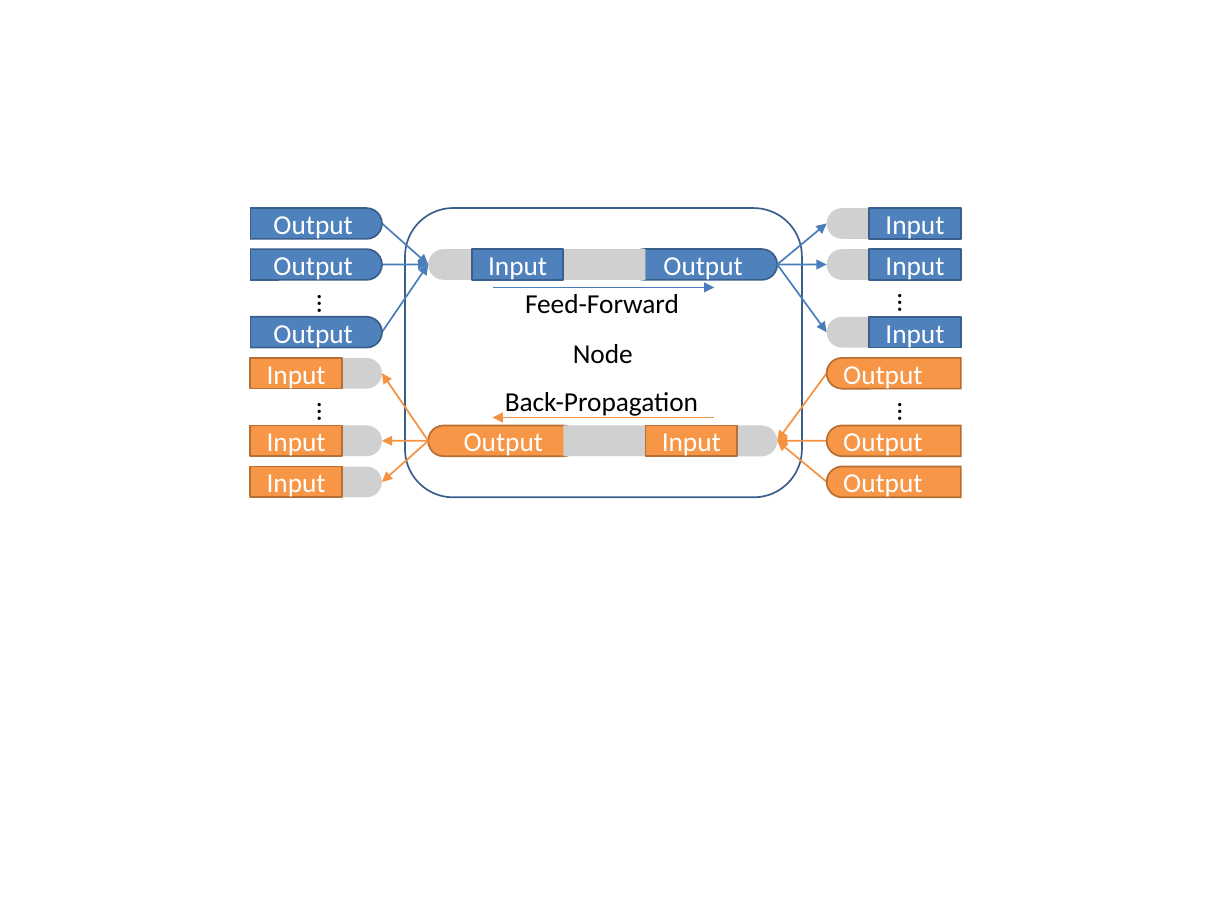
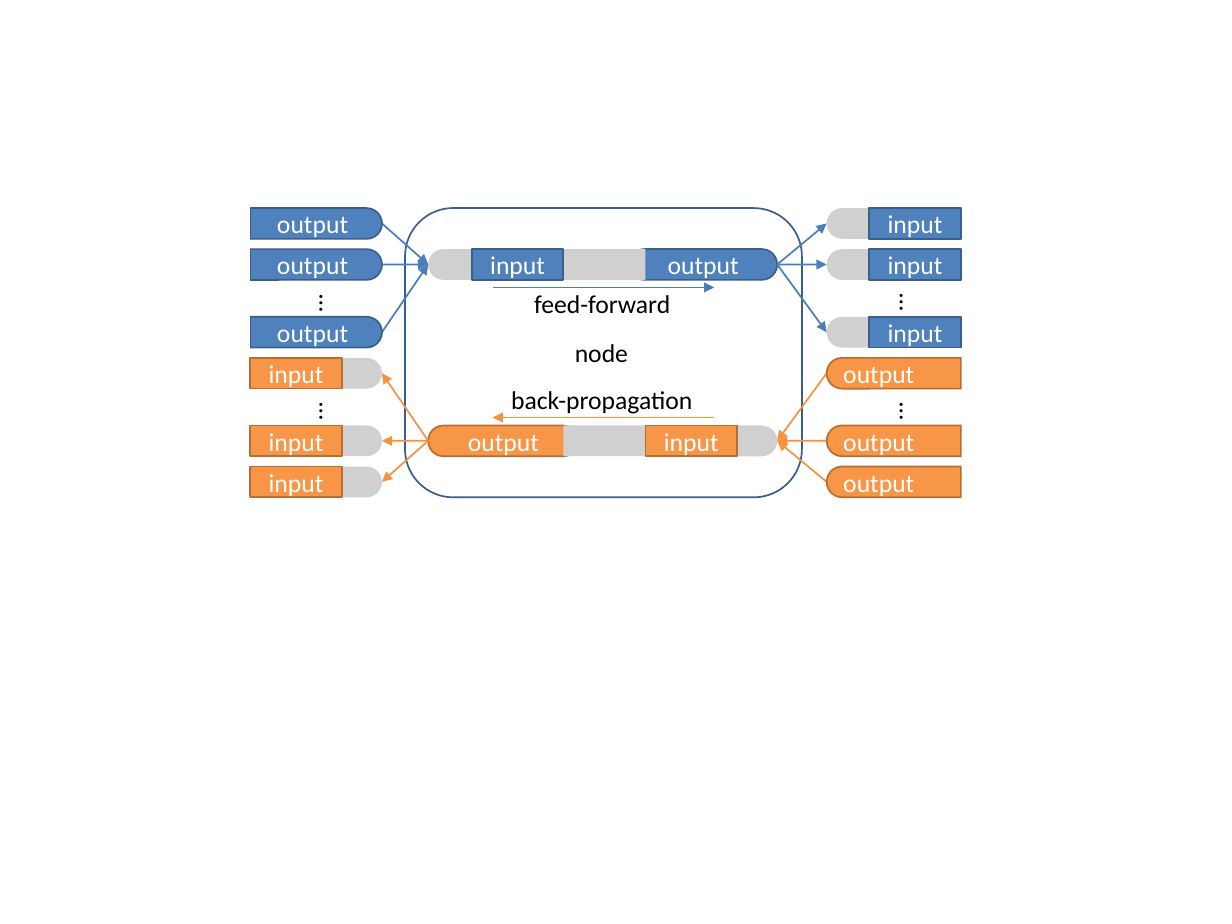
Before and after one commit to wenduow/BeefNet, a slide deck: slide 7 of trunk/pic/pic.pptx. Drawn at 1232x924 pixels with LibreOffice and Linux fonts; fonts in the diff are those of the drawing; grey boxes stand for pictures. Boxes give left, top, right and bottom in pixels: in the first picture for what was removed or moved away, otherwise in the second. Text is boxed around its words. In the diff, an @@ line names an element or a change of style, - is before the commit and + after.

```diff
--- a/trunk/pic/pic.pptx
+++ b/trunk/pic/pic.pptx
@@ text in rounded rectangle at <box>277,217,348,239</box>: text changed; size 16 to 15 pt @@
-Output
+output
@@ text in rectangle at <box>888,215,943,239</box>: text changed; size 16 to 15 pt @@
-Input
+input
@@ text in rounded rectangle at <box>277,258,348,280</box>: text changed; size 16 to 15 pt @@
-Output
+output
@@ text in rectangle at <box>490,256,545,280</box>: text changed; size 16 to 15 pt @@
-Input
+input
@@ text in rounded rectangle at <box>668,258,739,280</box>: text changed; size 16 to 15 pt @@
-Output
+output
@@ text in rectangle at <box>888,256,943,280</box>: text changed; size 16 to 15 pt @@
-Input
+input
@@ text at <box>534,295,670,313</box>: text changed; size 16 to 15 pt @@
-Feed-Forward
+feed-forward
@@ text in rounded rectangle at <box>277,326,348,348</box>: text changed; size 16 to 15 pt @@
-Output
+output
@@ text in rectangle at <box>888,324,943,348</box>: text changed; size 16 to 15 pt @@
-Input
+input
@@ text at <box>575,344,628,362</box>: text changed; size 16 to 15 pt @@
-Node
+node
@@ text in rectangle at <box>269,365,324,389</box>: text changed; size 16 to 15 pt @@
-Input
+input
@@ text in rounded rectangle at <box>843,367,914,389</box>: text changed; size 16 to 15 pt @@
-Output
+output
@@ text at <box>511,391,692,414</box>: text changed; size 16 to 15 pt @@
-Back-Propagation
+back-propagation
@@ size 16 to 15 pt in 4 elements at <box>876,281,931,314</box>, <box>296,282,351,315</box>, <box>296,391,351,424</box>, <box>876,391,931,424</box> @@
@@ text in rectangle at <box>269,433,324,457</box>: text changed; size 16 to 15 pt @@
-Input
+input
@@ text in rounded rectangle at <box>468,435,539,457</box>: text changed; size 16 to 15 pt @@
-Output
+output
@@ text in rectangle at <box>664,433,719,457</box>: text changed; size 16 to 15 pt @@
-Input
+input
@@ text in rounded rectangle at <box>843,435,914,457</box>: text changed; size 16 to 15 pt @@
-Output
+output
@@ text in rectangle at <box>269,474,324,498</box>: text changed; size 16 to 15 pt @@
-Input
+input
@@ text in rounded rectangle at <box>843,476,914,498</box>: text changed; size 16 to 15 pt @@
-Output
+output
```
Also in this commit, not shown: 1 other slide changed, 2 slides added, 2 slides removed, 12 other files.
